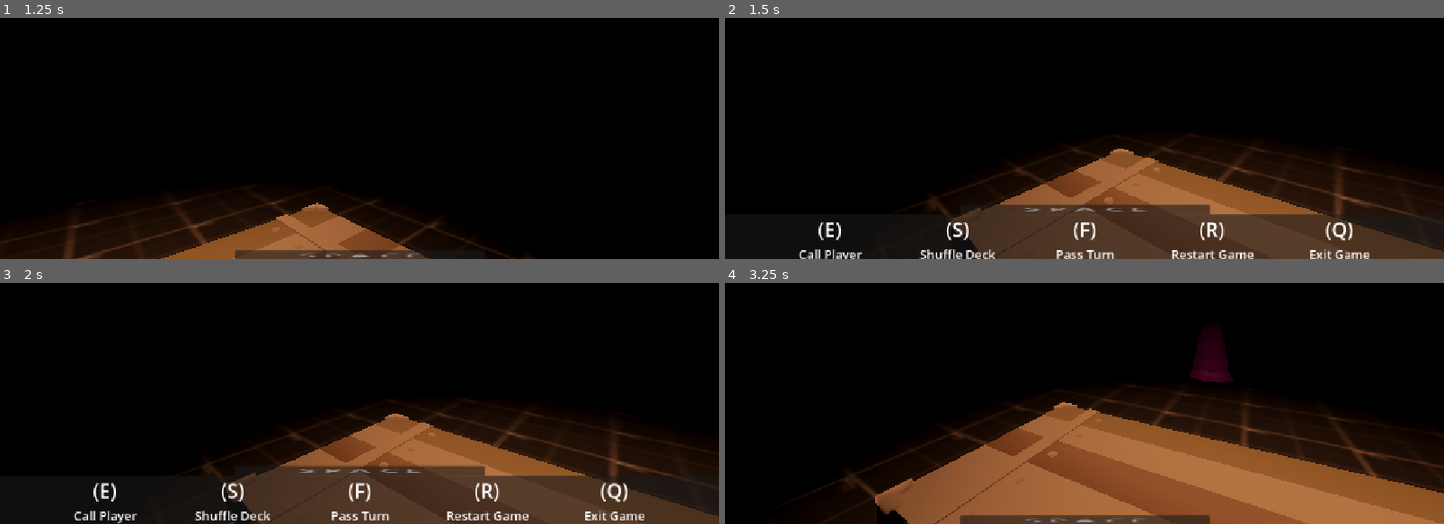
Above: before the commit, frames 1-4 (two rows, left to right).
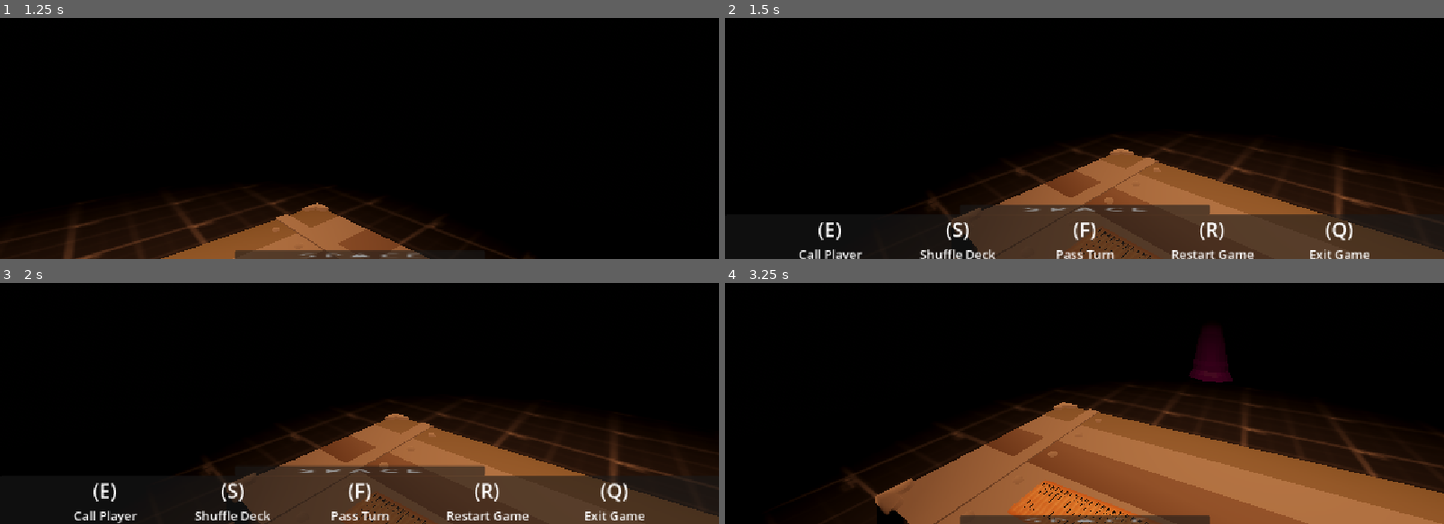
Above: after the commit, the same moments.

Repository: VaporeonLover28/Chrysopoeia
Game: Godot game, scene res://blackjack_test_3.tscn
Same seed, same stepped clock (60 frames per second), same inputs: the game is played once before the commit and once after it. This scene is started directly instead of the project's main scene.
Inputs (mouse positions are in pixels of both pictures, inside the frame that each line leads up to):
- Up to frame 1 (1.25 s): tap Enter at 0.5 s; move the mouse to (517, 37) at 0.52 s; tap A (a) at 0.6 s; tap B (b) at 0.8 s
- Up to frame 2 (1.5 s): tap Space (space) at 1.25 s; move the mouse to (1048, 58) at 1.27 s; tap B (b) at 1.35 s
- Up to frame 3 (2 s): tap D (d) at 1.55 s
- Up to frame 4 (3.25 s): tap Enter at 2 s; move the mouse to (1098, 314) at 2.02 s; hold E (e) 2.03-2.78 s; tap D (d) at 2.1 s; tap Space (space) at 2.75 s; move the mouse to (1077, 328) at 2.77 s; tap E (e) at 2.85 s; tap F (f) at 3.05 s

Frame 1 is identical in both runs. In frame 2, less than 0.1% of the frame differs, in the area x 49-60%, y 87-100%; in frame 3, less than 0.1%; in frame 4, 1.5%, in the area x 39-59%, y 82-100%.

Commit message:
cards made, deck on bj3
- fix card visuals

Diff:
--- /dev/null
+++ b/Clubs.tscn
@@ -0,0 +1,12 @@
+[gd_scene load_steps=3 format=3 uid="uid://b123p2bis5s6j"]
+
+[ext_resource type="Material" uid="uid://cweg8ys1ftbhf" path="res://albedo_black.tres" id="1_ktqn1"]
+
+[sub_resource type="TextMesh" id="TextMesh_ktqn1"]
+material = ExtResource("1_ktqn1")
+text = "♣"
+depth = 0.0
+
+[node name="club" type="MeshInstance3D"]
+transform = Transform3D(0.16, 0, 0, 0, -6.99382e-09, 0.16, 0, -0.16, -6.99382e-09, 0, 0, 0)
+mesh = SubResource("TextMesh_ktqn1")
--- /dev/null
+++ b/Diamonds.tscn
@@ -0,0 +1,12 @@
+[gd_scene load_steps=3 format=3 uid="uid://dcw65yd7csxnh"]
+
+[ext_resource type="Material" uid="uid://cweg8ys1ftbhf" path="res://albedo_black.tres" id="1_144lv"]
+
+[sub_resource type="TextMesh" id="TextMesh_144lv"]
+material = ExtResource("1_144lv")
+text = "♦"
+depth = 0.0
+
+[node name="diamond" type="MeshInstance3D"]
+transform = Transform3D(0.16, 0, 0, 0, -6.99382e-09, 0.16, 0, -0.16, -6.99382e-09, 0, 0, 0)
+mesh = SubResource("TextMesh_144lv")
--- /dev/null
+++ b/Hearts.tscn
@@ -0,0 +1,12 @@
+[gd_scene load_steps=3 format=3 uid="uid://di7igcecjtt4t"]
+
+[ext_resource type="Material" uid="uid://cweg8ys1ftbhf" path="res://albedo_black.tres" id="1_k1008"]
+
+[sub_resource type="TextMesh" id="TextMesh_k1008"]
+material = ExtResource("1_k1008")
+text = "♥"
+depth = 0.0
+
+[node name="heart" type="MeshInstance3D"]
+transform = Transform3D(0.16, 0, 0, 0, -6.99382e-09, 0.16, 0, -0.16, -6.99382e-09, 0, 0, 0)
+mesh = SubResource("TextMesh_k1008")
--- /dev/null
+++ b/Spades.tscn
@@ -0,0 +1,12 @@
+[gd_scene load_steps=3 format=3 uid="uid://5jdk50ld8kpg"]
+
+[ext_resource type="Material" uid="uid://cweg8ys1ftbhf" path="res://albedo_black.tres" id="1_gn485"]
+
+[sub_resource type="TextMesh" id="TextMesh_ipeki"]
+material = ExtResource("1_gn485")
+text = "♠"
+depth = 0.0
+
+[node name="spade" type="MeshInstance3D"]
+transform = Transform3D(0.16, 0, 0, 0, -6.99382e-09, 0.16, 0, -0.16, -6.99382e-09, 0, 0, 0)
+mesh = SubResource("TextMesh_ipeki")
--- /dev/null
+++ b/albedo_red.tres
@@ -0,0 +1,4 @@
+[gd_resource type="StandardMaterial3D" format=3 uid="uid://lbrqa0ui42s8"]
+
+[resource]
+albedo_color = Color(0.913725, 0, 0, 1)
--- a/blackjack_test_3.gd
+++ b/blackjack_test_3.gd
@@ -1,13 +1,34 @@
 extends Node3D
 
 @onready var npc = preload("res://blackjack_npc.tscn")
+@onready var card = preload("res://card.tscn")
 @onready var table_node = $table
+@onready var deck_node: Node3D = $deck
 
 var table : Array = []
 var round_started : bool = false
 var playing_npcs : Array = []
 
+var standard_deck : Array = [
+	["Hearts", "A"], ["Diamonds", "A"], ["Clubs", "A"], ["Spades", "A"],
+	["Hearts", "2"], ["Diamonds", "2"], ["Clubs", "2"], ["Spades", "2"],
+	["Hearts", "3"], ["Diamonds", "3"], ["Clubs", "3"], ["Spades", "3"],
+	["Hearts", "4"], ["Diamonds", "4"], ["Clubs", "4"], ["Spades", "4"],
+	["Hearts", "5"], ["Diamonds", "5"], ["Clubs", "5"], ["Spades", "5"],
+	["Hearts", "6"], ["Diamonds", "6"], ["Clubs", "6"], ["Spades", "6"],
+	["Hearts", "7"], ["Diamonds", "7"], ["Clubs", "7"], ["Spades", "7"],
+	["Hearts", "8"], ["Diamonds", "8"], ["Clubs", "8"], ["Spades", "8"],
+	["Hearts", "9"], ["Diamonds", "9"], ["Clubs", "9"], ["Spades", "9"],
+	["Hearts", "10"], ["Diamonds", "10"], ["Clubs", "10"], ["Spades", "10"],
+	["Hearts", "J"], ["Diamonds", "J"], ["Clubs", "J"], ["Spades", "J"],
+	["Hearts", "Q"], ["Diamonds", "Q"], ["Clubs", "Q"], ["Spades", "Q"],
+	["Hearts", "K"], ["Diamonds", "K"], ["Clubs", "K"], ["Spades", "K"]
+]
+
+var deck = []
+
 func _ready():
+	_instantiate_cards()
 	#adds a new chair in the table array
 	for chairs in table_node.get_child_count():
 		#excludes the table mesh from chair count
@@ -16,6 +37,17 @@
 			table.append([table_node.get_child(chairs).position, 0])
 			#print("New Chair, pos " + str(table[chairs - 1][0]))
 			#print(table)
+
+func _instantiate_cards():
+	for instance in 52:
+		print("Card number " + str(instance))
+		var new_card = card.instantiate()
+		deck.push_back(new_card)
+		new_card.position.x = float(deck.find(new_card)) / 52
+		new_card.position.y = float(deck.find(new_card)) / 1048
+		new_card.name = "card" + str(instance)
+		deck_node.add_child(new_card)
+		new_card._change_values(standard_deck[instance][0], standard_deck[instance][1])
 
 func _call_player():
 	#instantiate new npc away from table (visual effect for testing)
--- a/blackjack_test_3.tscn
+++ b/blackjack_test_3.tscn
@@ -80,6 +80,9 @@
 [node name="chair5" type="Marker3D" parent="table"]
 transform = Transform3D(-8.74228e-09, 0, -0.2, 0, 0.2, 0, 0.2, 0, -8.74228e-09, -1.24972, 0.415, -0.00299716)
 
+[node name="deck" type="Node3D" parent="."]
+transform = Transform3D(1, 0, 0, 0, 1, 0, 0, 0, 1, -0.54688, 0.887299, 0.234632)
+
 [node name="bj_player_test" parent="." instance=ExtResource("3_i5tvo")]
 transform = Transform3D(1, 0, 0, 0, 1, 0, 0, 0, 1, 0, 0.890662, 0.854396)
 
--- a/card.gd
+++ b/card.gd
@@ -1,12 +1,182 @@
 extends Node3D
 
-var rank : String = "A"
-var suit : String = "Spades"
+#@export_enum("Ace", "Two", "Three", "Four", "Five", "Six", \
+#"Seven", "Eight", "Nine", "Ten", "Jack", "Queen", "King") var rank : String = "Ace"
+@export_enum("A", "2", "3", "4", "5", "6", "7", "8", "9", \
+"10", "J", "Q", "K") var value : String = "A"
+@export_enum("Clubs", "Hearts", "Spades", "Diamonds") var suit : String = "Spades"
 
+@onready var club = preload("res://Clubs.tscn")
+@onready var heart = preload("res://Hearts.tscn")
+@onready var spade = preload("res://Spades.tscn")
+@onready var diamond = preload("res://Diamonds.tscn")
+
+@onready var mesh_value: MeshInstance3D = $value1
 @onready var suitmarkers: Node3D = $cardinfo/suitmarkers
+@onready var cardsuits: Node3D = $cardinfo/suits
+var marker_array : Array
+
+var rank_suit_size = 0.16
+var box_suit_size = 0.13
+
+#Markers each rank uses for the suits on the card:
+#Ace: 1
+#Two: 2, 3
+#Three: 1, 2, 3
+#Four: 4, 5, 6, 7
+#Five: 1, 4, 5, 6, 7
+#Six: 4, 5, 6, 7, 8, 9
+#Seven: 4, 5, 6, 7, 8, 9, 11
+#Eight: 4, 5, 6, 7, 8, 9, 10, 11
+#Nine: 1, 4, 5, 6, 7, 12, 13, 14, 15
+#Ten: 4, 5, 6, 7, 10, 11, 12, 13, 14, 15
 
 func _ready() -> void:
-	pass # Replace with function body.
+	#print(str(value) + " of " + str(suit))
+	#for each child in suitmarkers, excluding rankmarkers
+	for child in suitmarkers.get_child_count() - 2:
+		#push back the marker (jumping two forward for the exclusion) to the marker array
+		marker_array.push_back(suitmarkers.get_child(child + 2))
+		#print(marker_array)
+	#Changes the card visuals to a default Ace of Clubs (should be called again in instancing)
 
-func _process(delta: float) -> void:
-	pass
+#Changes the card values according to the called parameters
+func _change_values(new_suit, new_value):
+	#rank = new_rank
+	suit = new_suit
+	value = new_value
+	print("Changed to " + str(value) + " of " + str(suit))
+	#Updates the card visuals to the new card values
+	_change_card_visuals()
+
+func _change_card_visuals():
+	#Updates the value textmesh to the value
+	#Changes both of the value meshes, even called in just one, because they are duplicates
+	mesh_value.mesh.text = value
+
+	#Black suits make the card black, red makes red.
+	if suit == "Clubs" or suit == "Spades":
+		mesh_value.mesh.material = load("res://albedo_black.tres")
+		print("Is a black card")
+	else:
+		mesh_value.mesh.material = load("res://albedo_red.tres")
+		print("Is a red card")
+
+	#Makes the box mesh the same color as the card's suit
+	$cardinfo/box/wall1.mesh.material = mesh_value.mesh.material
+	$cardinfo/box/wall3.mesh.material = mesh_value.mesh.material
+
+	#new array to choose which markers to use when placing box suits
+	var which_suits : Array
+	#if not a face card
+	if value != "J" and value != "Q" and value != "K":
+		#chooses the markers
+		match value:
+			"A":
+				which_suits = [1]
+			"2":
+				which_suits = [2, 3]
+			"3":
+				which_suits = [1, 2, 3]
+			"4":
+				which_suits = [4, 5, 6, 7]
+			"5":
+				which_suits = [1, 4, 5, 6, 7]
+			"6":
+				which_suits = [4, 5, 6, 7, 8, 9]
+			"7":
+				which_suits = [4, 5, 6, 7, 8, 9, 11]
+			"8":
+				which_suits = [4, 5, 6, 7, 8, 9, 10, 11]
+			"9":
+				which_suits = [1, 4, 5, 6, 7, 12, 13, 14, 15]
+			"10":
+				which_suits = [4, 5, 6, 7, 10, 11, 12, 13, 14, 15]
+		print(which_suits)
+		#for how many suits to place
+		for how_many_suits in which_suits.size():
+			var new_suit : PackedScene
+			#picks the suit
+			match suit:
+				"Clubs":
+					new_suit = club
+				"Hearts":
+					new_suit = heart
+				"Spades":
+					new_suit = spade
+				"Diamonds":
+					new_suit = diamond
+			#instantiates it in the marker's position with the marker's rotation
+			var inst_suit = new_suit.instantiate()
+			inst_suit.global_position = marker_array[which_suits[how_many_suits] - 1].global_position
+			inst_suit.rotation_degrees.y = marker_array[which_suits[how_many_suits] - 1].rotation_degrees.y
+			#print(which_suits[how_many_suits])
+			#print(marker_array[which_suits[how_many_suits] - 1].name)
+			#makes it the same color as the suit
+			inst_suit.mesh.material = mesh_value.mesh.material
+			#makes it face up
+			inst_suit.rotation_degrees.x = -90
+			#makes it small
+			inst_suit.scale = Vector3(box_suit_size, box_suit_size, box_suit_size)
+			cardsuits.add_child(inst_suit)
+	else:
+		print("Is a face card")
+		var new_suit : PackedScene
+		#picks the suit
+		match suit:
+			"Clubs":
+				new_suit = club
+			"Hearts":
+				new_suit = heart
+			"Spades":
+				new_suit = spade
+			"Diamonds":
+				new_suit = diamond
+		#instantiates it in the marker's position with the marker's rotation
+		var inst_suit = new_suit.instantiate()
+		inst_suit.global_position = marker_array[0].global_position
+		inst_suit.rotation_degrees.y = marker_array[0].rotation_degrees.y
+		#print(which_suits[how_many_suits])
+		#print(marker_array[which_suits[how_many_suits] - 1].name)
+		#makes it the same color as the suit
+		inst_suit.mesh.material = mesh_value.mesh.material
+		#makes it face up
+		inst_suit.rotation_degrees.x = -90
+		#makes it small
+		inst_suit.scale = Vector3(rank_suit_size, rank_suit_size, rank_suit_size)
+		cardsuits.add_child(inst_suit)
+	#changes the visuals for the rank meshes
+	_change_rank_visuals()
+
+#changes the visuals for the rank meshes
+func _change_rank_visuals():
+	var rank_suit : PackedScene
+	#picks the current card suit
+	match suit:
+		"Clubs":
+			rank_suit = club
+		"Hearts":
+			rank_suit = heart
+		"Spades":
+			rank_suit = spade
+		"Diamonds":
+			rank_suit = diamond
+	#instantiates it in the first marker
+	var inst_rank_suit = rank_suit.instantiate()
+	inst_rank_suit.global_position = $cardinfo/suitmarkers/rankmarker1.global_position
+	#with the current suit color
+	inst_rank_suit.mesh.material = mesh_value.mesh.material
+	#makes it face up
+	inst_rank_suit.rotation_degrees.x = -90
+	#and small
+	inst_rank_suit.scale = Vector3(rank_suit_size, rank_suit_size, rank_suit_size)
+	cardsuits.add_child(inst_rank_suit)
+	#same thing in the second marker
+	var inst_rank_suit2 = rank_suit.instantiate()
+	inst_rank_suit2.global_position = $cardinfo/suitmarkers/rankmarker2.global_position
+	inst_rank_suit2.mesh.material = mesh_value.mesh.material
+	inst_rank_suit2.rotation_degrees.x = -90
+	#upside down
+	inst_rank_suit2.rotation_degrees.y = 180
+	inst_rank_suit2.scale = Vector3(rank_suit_size, rank_suit_size, rank_suit_size)
+	cardsuits.add_child(inst_rank_suit2)
--- a/card.tscn
+++ b/card.tscn
@@ -21,16 +21,27 @@
 script = ExtResource("1_q5obu")
 
 [node name="cardmesh" parent="." instance=ExtResource("1_rjlel")]
+transform = Transform3D(1, 0, 0, 0, 1, 0, 0, 0, 1, 0, -0.00648344, 0)
 
-[node name="rank1" type="MeshInstance3D" parent="."]
-transform = Transform3D(0.16, 0, 0, 0, -6.99382e-09, 0.16, 0, -0.16, -6.99382e-09, -0.04, 0.007, -0.063)
+[node name="Plane" parent="cardmesh" index="0"]
+transform = Transform3D(0.06, 0, 0, 0, 1, 0, 0, 0, 0.09, 0, 0.006, 0.003)
+
+[node name="Plane_001" parent="cardmesh" index="1"]
+visible = false
+
+[node name="Plane_002" parent="cardmesh" index="2"]
+transform = Transform3D(0.06, 0, 0, 0, 1, 0, 0, 0, 0.09, 0, 0.006, 0.003)
+
+[node name="value1" type="MeshInstance3D" parent="."]
+transform = Transform3D(0.16, 0, 0, 0, -6.99382e-09, 0.16, 0, -0.16, -6.99382e-09, -0.04, -0.00037212, -0.063)
 mesh = SubResource("TextMesh_e484p")
 
-[node name="rank2" type="MeshInstance3D" parent="."]
-transform = Transform3D(-0.16, 2.41593e-08, 1.05604e-15, 0, -6.99382e-09, 0.16, 2.41593e-08, 0.16, 6.99382e-09, 0.04, 0.007, 0.068)
+[node name="value2" type="MeshInstance3D" parent="."]
+transform = Transform3D(-0.16, 2.41593e-08, 1.05604e-15, 0, -6.99382e-09, 0.16, 2.41593e-08, 0.16, 6.99382e-09, 0.04, -0.00037212, 0.068)
 mesh = SubResource("TextMesh_e484p")
 
 [node name="cardinfo" type="Node3D" parent="."]
+transform = Transform3D(1, 0, 0, 0, 1, 0, 0, 0, 1, 0, -0.00737212, 0)
 
 [node name="box" type="Node3D" parent="cardinfo"]
 transform = Transform3D(1.15, 0, 0, 0, 1.15, 0, 0, 0, 1.15, 0, 0, 0.00186342)
@@ -50,86 +61,79 @@
 mesh = SubResource("PlaneMesh_q5obu")
 
 [node name="wall4" type="MeshInstance3D" parent="cardinfo/box"]
-transform = Transform3D(1, 0, 0, 0, 1, 0, 0, 0, 1, 0, 0.007, 0.0424002)
+transform = Transform3D(1, 0, 0, 0, 1, 0, 0, 0, 1, 0, 0.007, 0.0420578)
 mesh = SubResource("PlaneMesh_q5obu")
 
 [node name="suitmarkers" type="Node3D" parent="cardinfo"]
 
 [node name="rankmarker1" type="Marker3D" parent="cardinfo/suitmarkers"]
-transform = Transform3D(1, 0, 0, 0, 1, 0, 0, 0, 1, -0.0356039, 0, -0.0299102)
+transform = Transform3D(1, 0, 0, 0, 1, 0, 0, 0, 1, -0.0403286, 0.007, -0.0423125)
 gizmo_extents = 0.03
 
 [node name="rankmarker2" type="Marker3D" parent="cardinfo/suitmarkers"]
-transform = Transform3D(1, 0, 0, 0, 1, 0, 0, 0, 1, 0.0364486, 0, 0.0371731)
+transform = Transform3D(1, 0, 0, 0, 1, 0, 0, 0, 1, 0.040189, 0.007, 0.0472131)
 gizmo_extents = 0.03
 
 [node name="boxmarker1" type="Marker3D" parent="cardinfo/suitmarkers"]
+transform = Transform3D(1, 0, 0, 0, 1, 0, 0, 0, 1, 0, 0.007, 0)
 gizmo_extents = 0.03
 
 [node name="boxmarker2" type="Marker3D" parent="cardinfo/suitmarkers"]
-transform = Transform3D(1, 0, 0, 0, 1, 0, 0, 0, 1, 0, 0, -0.03)
+transform = Transform3D(1, 0, 0, 0, 1, 0, 0, 0, 1, 0, 0.007, -0.03)
 gizmo_extents = 0.03
 
 [node name="boxmarker3" type="Marker3D" parent="cardinfo/suitmarkers"]
-transform = Transform3D(1, 0, 0, 0, 1, 0, 0, 0, 1, 0, 0, 0.03)
+transform = Transform3D(-1, 0, -8.74228e-08, 0, 1, 0, 8.74228e-08, 0, -1, 0, 0.007, 0.03)
 gizmo_extents = 0.03
 
 [node name="boxmarker4" type="Marker3D" parent="cardinfo/suitmarkers"]
-transform = Transform3D(1, 0, 0, 0, 1, 0, 0, 0, 1, 0.0161497, 0, 0.03)
+transform = Transform3D(-1, 0, -8.74228e-08, 0, 1, 0, 8.74228e-08, 0, -1, 0.0161497, 0.007, 0.0298031)
 gizmo_extents = 0.03
 
 [node name="boxmarker5" type="Marker3D" parent="cardinfo/suitmarkers"]
-transform = Transform3D(1, 0, 0, 0, 1, 0, 0, 0, 1, -0.016, 0, 0.03)
+transform = Transform3D(-1, 0, -8.74228e-08, 0, 1, 0, 8.74228e-08, 0, -1, -0.016, 0.007, 0.0298031)
 gizmo_extents = 0.03
 
 [node name="boxmarker6" type="Marker3D" parent="cardinfo/suitmarkers"]
-transform = Transform3D(1, 0, 0, 0, 1, 0, 0, 0, 1, -0.016, 0, -0.03)
+transform = Transform3D(1, 0, 0, 0, 1, 0, 0, 0, 1, -0.016, 0.007, -0.0301969)
 gizmo_extents = 0.03
 
 [node name="boxmarker7" type="Marker3D" parent="cardinfo/suitmarkers"]
-transform = Transform3D(1, 0, 0, 0, 1, 0, 0, 0, 1, 0.016, 0, -0.03)
+transform = Transform3D(1, 0, 0, 0, 1, 0, 0, 0, 1, 0.016, 0.007, -0.0301969)
 gizmo_extents = 0.03
 
 [node name="boxmarker8" type="Marker3D" parent="cardinfo/suitmarkers"]
-transform = Transform3D(1, 0, 0, 0, 1, 0, 0, 0, 1, 0.016, 0, 0)
+transform = Transform3D(1, 0, 0, 0, 1, 0, 0, 0, 1, 0.016, 0.007, 0)
 gizmo_extents = 0.03
 
 [node name="boxmarker9" type="Marker3D" parent="cardinfo/suitmarkers"]
-transform = Transform3D(1, 0, 0, 0, 1, 0, 0, 0, 1, -0.016, 0, 0)
+transform = Transform3D(1, 0, 0, 0, 1, 0, 0, 0, 1, -0.016, 0.007, 0)
 gizmo_extents = 0.03
 
 [node name="boxmarker10" type="Marker3D" parent="cardinfo/suitmarkers"]
-transform = Transform3D(1, 0, 0, 0, 1, 0, 0, 0, 1, 0, 0, 0.0204977)
+transform = Transform3D(-1, 0, -8.74228e-08, 0, 1, 0, 8.74228e-08, 0, -1, 0, 0.007, 0.0151824)
 gizmo_extents = 0.03
 
 [node name="boxmarker11" type="Marker3D" parent="cardinfo/suitmarkers"]
-transform = Transform3D(1, 0, 0, 0, 1, 0, 0, 0, 1, 0, 0, -0.02)
+transform = Transform3D(1, 0, 0, 0, 1, 0, 0, 0, 1, 0, 0.007, -0.0150784)
 gizmo_extents = 0.03
 
 [node name="boxmarker12" type="Marker3D" parent="cardinfo/suitmarkers"]
-transform = Transform3D(1, 0, 0, 0, 1, 0, 0, 0, 1, 0.016, 0, -0.015)
+transform = Transform3D(1, 0, 0, 0, 1, 0, 0, 0, 1, 0.016, 0.007, -0.0104722)
 gizmo_extents = 0.03
 
 [node name="boxmarker13" type="Marker3D" parent="cardinfo/suitmarkers"]
-transform = Transform3D(1, 0, 0, 0, 1, 0, 0, 0, 1, 0.016, 0, 0.015)
+transform = Transform3D(-1, 0, -8.74228e-08, 0, 1, 0, 8.74228e-08, 0, -1, 0.016, 0.007, 0.0102753)
 gizmo_extents = 0.03
 
 [node name="boxmarker14" type="Marker3D" parent="cardinfo/suitmarkers"]
-transform = Transform3D(1, 0, 0, 0, 1, 0, 0, 0, 1, 0.016, 0, 0.03)
+transform = Transform3D(1, 0, 0, 0, 1, 0, 0, 0, 1, -0.016, 0.007, -0.0104722)
 gizmo_extents = 0.03
 
 [node name="boxmarker15" type="Marker3D" parent="cardinfo/suitmarkers"]
-transform = Transform3D(1, 0, 0, 0, 1, 0, 0, 0, 1, -0.016, 0, -0.03)
+transform = Transform3D(-1, 0, -8.74228e-08, 0, 1, 0, 8.74228e-08, 0, -1, -0.016, 0.007, 0.0102753)
 gizmo_extents = 0.03
 
-[node name="boxmarker16" type="Marker3D" parent="cardinfo/suitmarkers"]
-transform = Transform3D(1, 0, 0, 0, 1, 0, 0, 0, 1, -0.016, 0, -0.015)
-gizmo_extents = 0.03
+[node name="suits" type="Node3D" parent="cardinfo"]
 
-[node name="boxmarker17" type="Marker3D" parent="cardinfo/suitmarkers"]
-transform = Transform3D(1, 0, 0, 0, 1, 0, 0, 0, 1, -0.016, 0, 0.015)
-gizmo_extents = 0.03
-
-[node name="boxmarker18" type="Marker3D" parent="cardinfo/suitmarkers"]
-transform = Transform3D(1, 0, 0, 0, 1, 0, 0, 0, 1, -0.016, 0, 0.03)
-gizmo_extents = 0.03
+[editable path="cardmesh"]
--- a/shader_quad.gd
+++ b/shader_quad.gd
@@ -1,5 +1,7 @@
 extends MeshInstance3D
 
+@export var enabled : bool
+
 func _ready() -> void:
-	#visible = true
-	pass
+	if enabled:
+		visible = true
